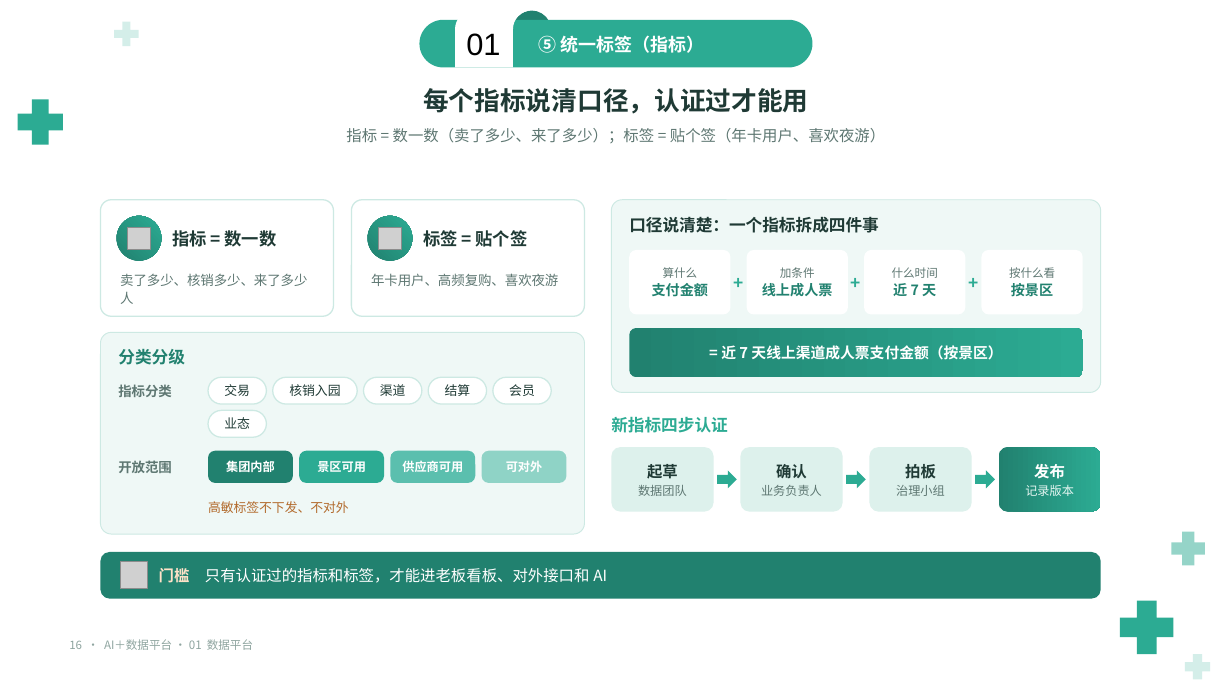
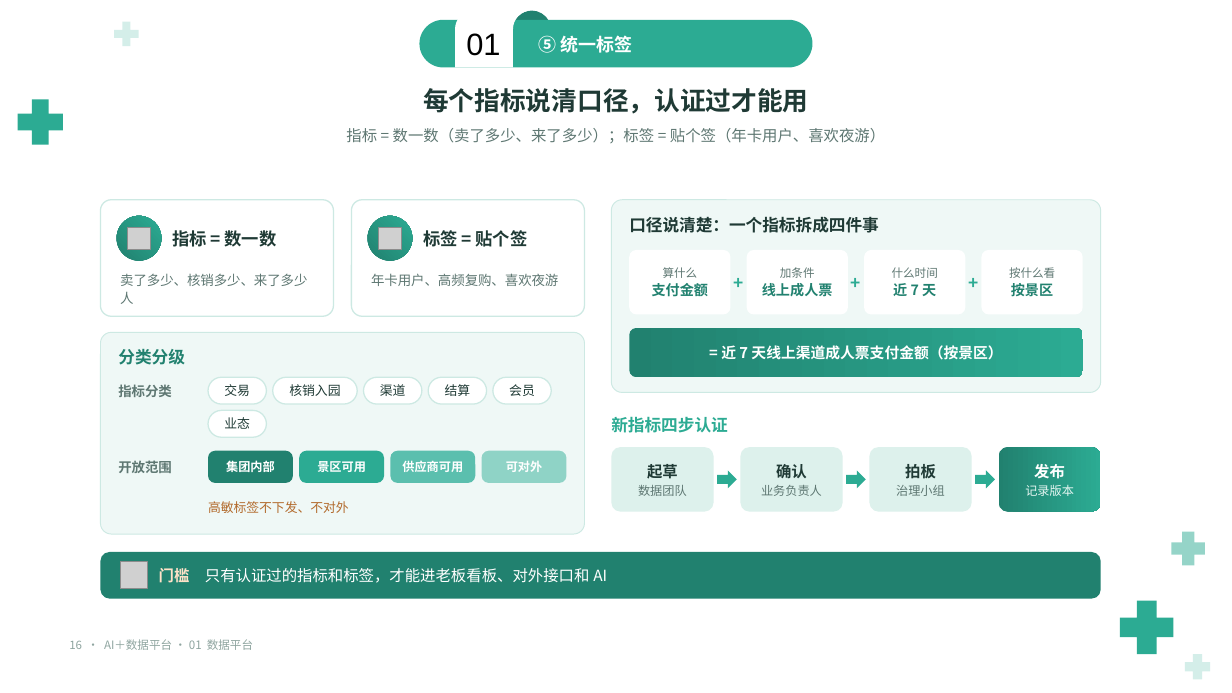
Before and after one commit to keanying/relevance, a slide deck: slide 16 of AI＋数据平台_老板汇报_青绿模板.pptx. Drawn at 1232x693 pixels with LibreOffice and Linux fonts; fonts in the diff are those of the drawing; grey boxes stand for pictures; background and template pictures are left out. Boxes give left, top, right and bottom in pixels: in the first picture for what was removed or moved away, otherwise in the second. Text is boxed around its words. In the diff, an @@ line names an element or a change of style, - is before the commit and + after.

```diff
--- a/AI＋数据平台_老板汇报_青绿模板.pptx
+++ b/AI＋数据平台_老板汇报_青绿模板.pptx
@@ text at (x1=539, y1=35, x2=633, y2=53): text changed @@
-⑤ 统一标签（指标）
+⑤ 统一标签
```
Also in this commit, not shown: 10 other slides changed.
